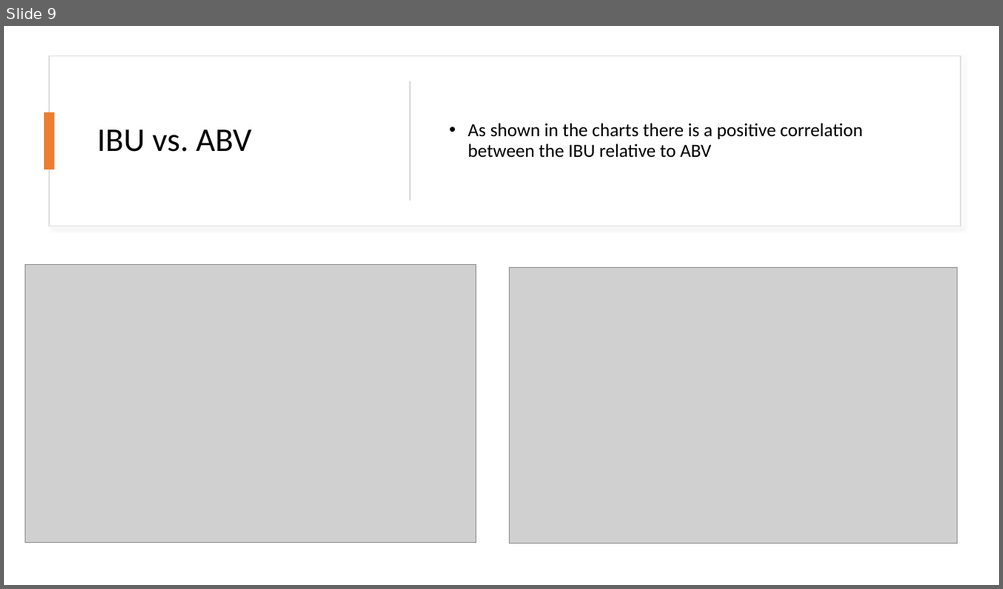
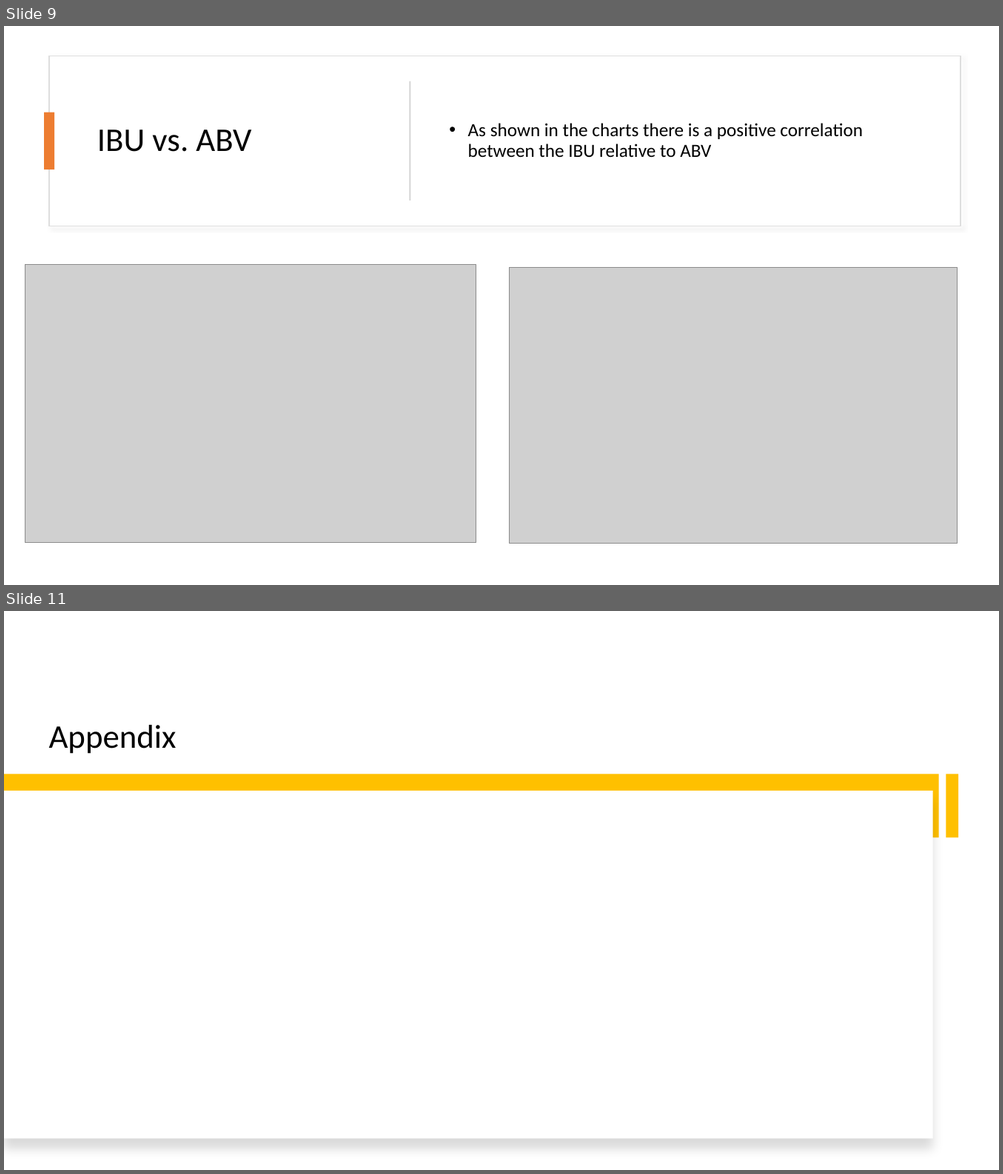
Before and after one commit to Abillelatus/MSDS_6306_CaseStudy_1_Team_4, a slide deck: Team4_EDA_Presentation_Celia-Ryan-Akib.pptx. Shown one above the other, each under a label of ours: slide 9 before the commit, slides 9 and 11 after it; the slides between them are not shown. The pictures are 1003x589 and 1003x1174 pixels, drawn with LibreOffice and Linux fonts; fonts in the diff are those of the drawing; grey boxes stand for pictures. Boxes give left, top, right and bottom in pixels: in the first picture for what was removed or moved away, otherwise in the second. Text is boxed around its words. In the diff, an @@ line names an element or a change of style, - is before the commit and + after.

```diff
--- a/Team4_EDA_Presentation_Celia-Ryan-Akib.pptx
+++ b/Team4_EDA_Presentation_Celia-Ryan-Akib.pptx
@@ slide 11 added at (4, 611, 999, 1170), background #FFFFFF @@
@@ title added at (49, 725, 176, 754), 32 pt, text #000000 @@
+Appendix
@@ rectangle added at (4, 775, 939, 838), fill #FFC000 @@
@@ rectangle added at (945, 775, 959, 838), fill #FFC000 @@
@@ rectangle added at (4, 791, 933, 1139), fill #FFFFFF @@
```
Also in this commit, not shown: 2 slides changed, 5 other slides added.
